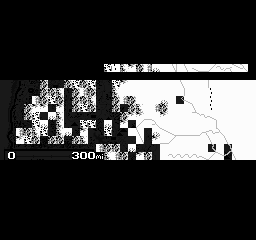
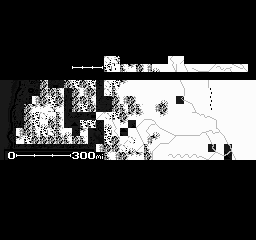
Before/after of a 256px x 240px layered artwork. What changed in the layer stack:
painted on "Layer #4" over [16, 56, 184, 160]
